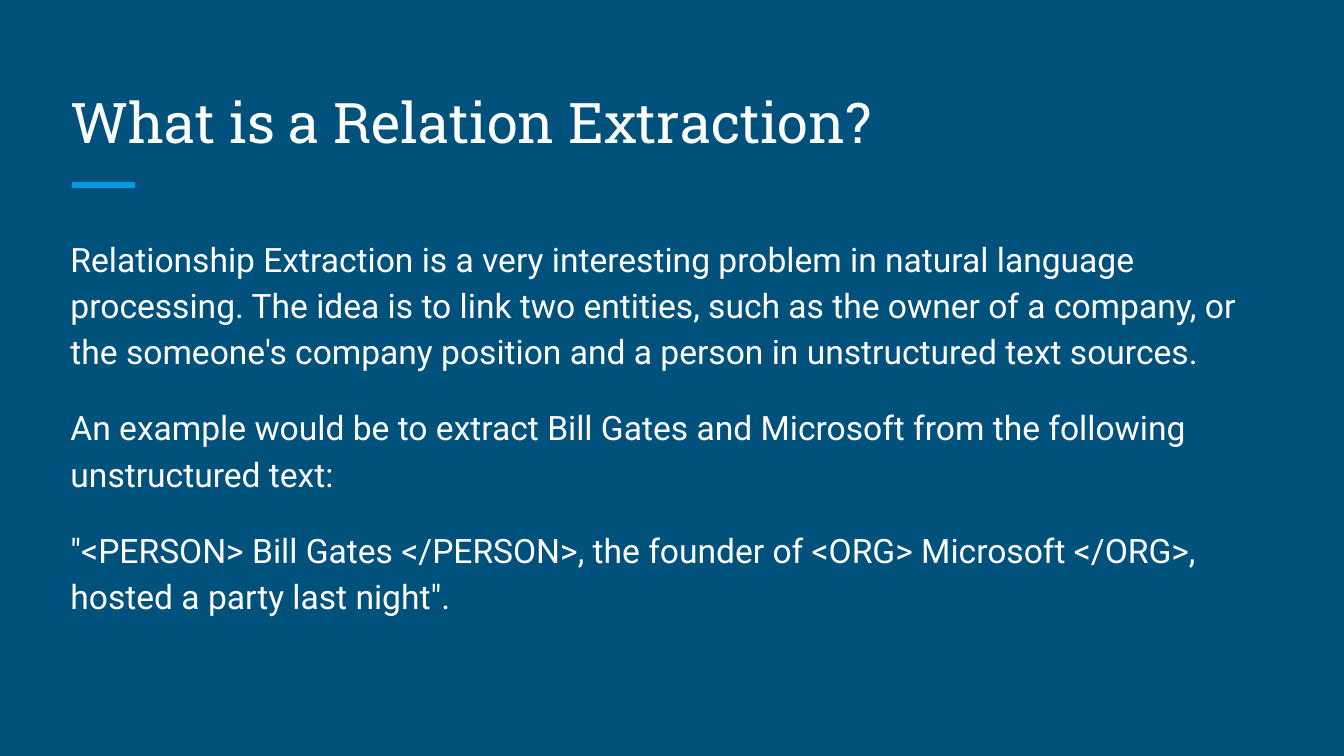
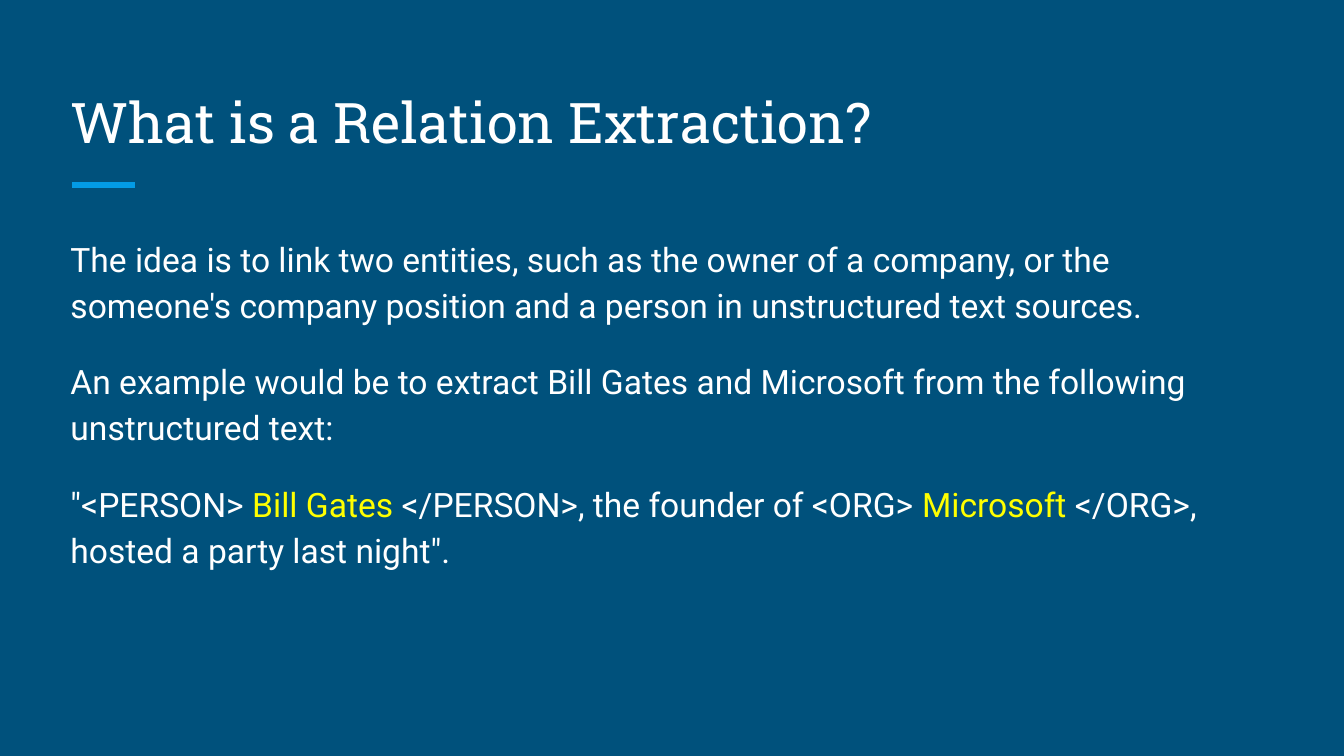
Before and after one commit to xchen35/Experienment_on_Relation_Extration, a slide deck: slide 2 of 7374Assignment4_relation_extraction.pptx. Drawn at 1344x756 pixels with LibreOffice and Linux fonts; fonts in the diff are those of the drawing. Boxes give left, top, right and bottom in pixels: in the first picture for what was removed or moved away, otherwise in the second. Text is boxed around its words. In the diff, an @@ line names an element or a change of style, - is before the commit and + after.

```diff
--- a/7374Assignment4_relation_extraction.pptx
+++ b/7374Assignment4_relation_extraction.pptx
@@ text at bbox=[70, 246, 1142, 325]: text changed @@
-Relationship Extraction is a very interesting problem in natural language processing. The idea is to link two entities, such as the owner of a company, or the someone's company position and a person in unstructured text sources.
+The idea is to link two entities, such as the owner of a company, or the someone's company position and a person in unstructured text sources.
@@ text at bbox=[70, 491, 1197, 570]: text colour #FFFFFF to #FFFF00 in "Bill Gates Microsoft" @@
```
Also in this commit, not shown: 2 other slides changed, 1 slide removed.
